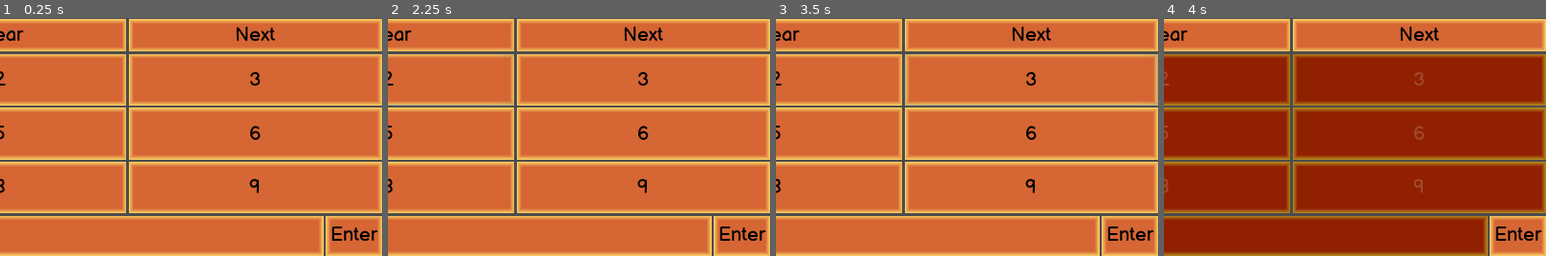
Above: before the commit, frames 1-4 (left to right).
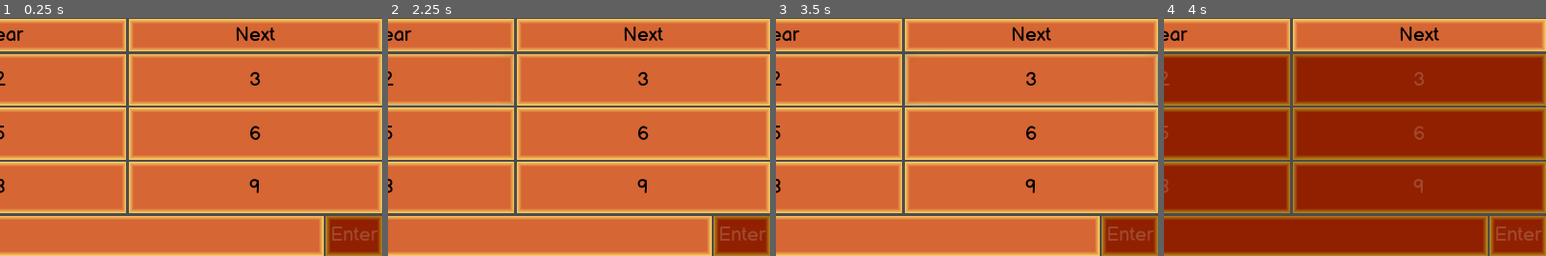
Above: after the commit, the same moments.

Repository: RaccoonHandsProductions/CanningSeason
Game: Godot game, scene res://UI/IPEntryControl.tscn
Two runs of this game, one before a commit and one after it. Both use one fixed random seed, a clock stepped at 60 frames per second and the inputs below. This scene is started directly instead of the project's main scene.
Inputs:
- Up to frame 1 (0.25 s): no input
- Up to frame 2 (2.25 s): click "Clear" at 0.5 s; click "1" at 1.25 s; click "2" at 2 s
- Up to frame 3 (3.5 s): click "3" at 2.75 s
- Up to frame 4 (4 s): click "4" at 3.5 s
The pictures show only the part of the screen within x 50-100%, y 50-100%; the shares and areas given below are measured in that part.

The runs differ from the first frame. In frame 1, 2.5% of the frame differs, in the area x 85-100%, y 83-100%; in frame 2, 2.5%; in frame 3, 2.5%; in frame 4, 2.5%.

Commit message:
Made EnterButton disabled until full ip

Diff:
--- a/project/UI/IPEntryControl.gd
+++ b/project/UI/IPEntryControl.gd
@@ -17,9 +17,9 @@
 onready var field_three = $VBoxContainer/OctetDisplay/OctetField3
 onready var field_four = $VBoxContainer/OctetDisplay/OctetField4
 
-onready var OctetDisplay = $VBoxContainer/OctetDisplay
-onready var backButton = $VBoxContainer/HBoxContainer2/VBoxContainer2/userBoxPosition/PreviousBoxPriority
-onready var nextButton = $VBoxContainer/HBoxContainer2/VBoxContainer2/userBoxPosition/NextBoxPriority
+onready var back_button = $VBoxContainer/HBoxContainer2/VBoxContainer2/userBoxPosition/PreviousBoxPriority
+onready var next_button = $VBoxContainer/HBoxContainer2/VBoxContainer2/userBoxPosition/NextBoxPriority
+onready var enter_button = $VBoxContainer/HBoxContainer2/VBoxContainer2/HBoxContainer/EnterButton
 onready var number_button_array = get_tree().get_nodes_in_group("number_buttons")
 
 func _ready():
@@ -52,9 +52,11 @@
 		if validate_octet(ip_octet) == true:
 			ip_array.append(ip_octet)
 			ip_octet = ""
-			update()
 			for buttons in number_button_array:
 				buttons.disabled = true
+			if current_section == field_four:
+				enter_button.disabled = false
+			update()
 		else:
 			ip_octet = ""
 			current_section_label.text = ""
@@ -73,7 +75,8 @@
 			field_two.has_focus = false
 			field_three.has_focus = false
 			field_four.has_focus = false
-			backButton.disabled = true
+			back_button.disabled = true
+			enter_button.disabled = true
 			update()
 		2:
 			current_section = field_two
@@ -83,8 +86,8 @@
 			current_section.has_focus = true
 			field_three.has_focus = false
 			field_four.has_focus = false
-			backButton.disabled = false
-			nextButton.disabled = false
+			back_button.disabled = false
+			next_button.disabled = false
 			update()
 		3:
 			current_section = field_three
@@ -94,8 +97,8 @@
 			field_two.has_focus = false
 			current_section.has_focus = true
 			field_four.has_focus = false
-			backButton.disabled = false
-			nextButton.disabled = false
+			back_button.disabled = false
+			next_button.disabled = false
 			update()
 		4:
 			current_section = field_four
@@ -105,8 +108,8 @@
 			field_two.has_focus = false
 			field_three.has_focus = false
 			current_section.has_focus = true
-			backButton.disabled = false
-			nextButton.disabled = true
+			back_button.disabled = false
+			next_button.disabled = true
 			update()
 
 func _on_NextBoxPriority_pressed():
@@ -139,16 +142,16 @@
 
 	for buttons in number_button_array:
 		buttons.disabled = false
-	nextButton.disabled = false
+	next_button.disabled = false
 	_choose_display_field(current_field_index)
 
-func _on_enterButton_pressed():
+func _on_EnterButton_pressed():
 	ip_array.append(ip_octet)
 	ip_octet = ""
 	if ip_array.size() == 4 or (ip_array.size() == 5 and ip_array[4] == ""):
 		var output = finialize_address(ip_array.pop_front(), ip_array.pop_front(), ip_array.pop_front(), ip_array.pop_front())
 		print(output)
-		assert(false, "IP is complete: "+ output)
+		assert(false, "IP is complete: " + output)
 	else:
 		assert(false, "IP is not complete")
 	#close scene and use ip
--- a/project/UI/IPEntryControl.tscn
+++ b/project/UI/IPEntryControl.tscn
@@ -165,7 +165,7 @@
 custom_fonts/font = SubResource( 1 )
 text = "0"
 
-[node name="enterButton" type="Button" parent="VBoxContainer/HBoxContainer2/VBoxContainer2/HBoxContainer"]
+[node name="EnterButton" type="Button" parent="VBoxContainer/HBoxContainer2/VBoxContainer2/HBoxContainer"]
 margin_left = 1184.0
 margin_right = 1280.0
 margin_bottom = 67.0
@@ -175,4 +175,4 @@
 [connection signal="pressed" from="VBoxContainer/HBoxContainer2/VBoxContainer2/userBoxPosition/PreviousBoxPriority" to="." method="_on_PreviousBoxPriority_pressed"]
 [connection signal="pressed" from="VBoxContainer/HBoxContainer2/VBoxContainer2/userBoxPosition/ClearBox" to="." method="_on_ClearBox_pressed"]
 [connection signal="pressed" from="VBoxContainer/HBoxContainer2/VBoxContainer2/userBoxPosition/NextBoxPriority" to="." method="_on_NextBoxPriority_pressed"]
-[connection signal="pressed" from="VBoxContainer/HBoxContainer2/VBoxContainer2/HBoxContainer/enterButton" to="." method="_on_enterButton_pressed"]
+[connection signal="pressed" from="VBoxContainer/HBoxContainer2/VBoxContainer2/HBoxContainer/EnterButton" to="." method="_on_EnterButton_pressed"]
